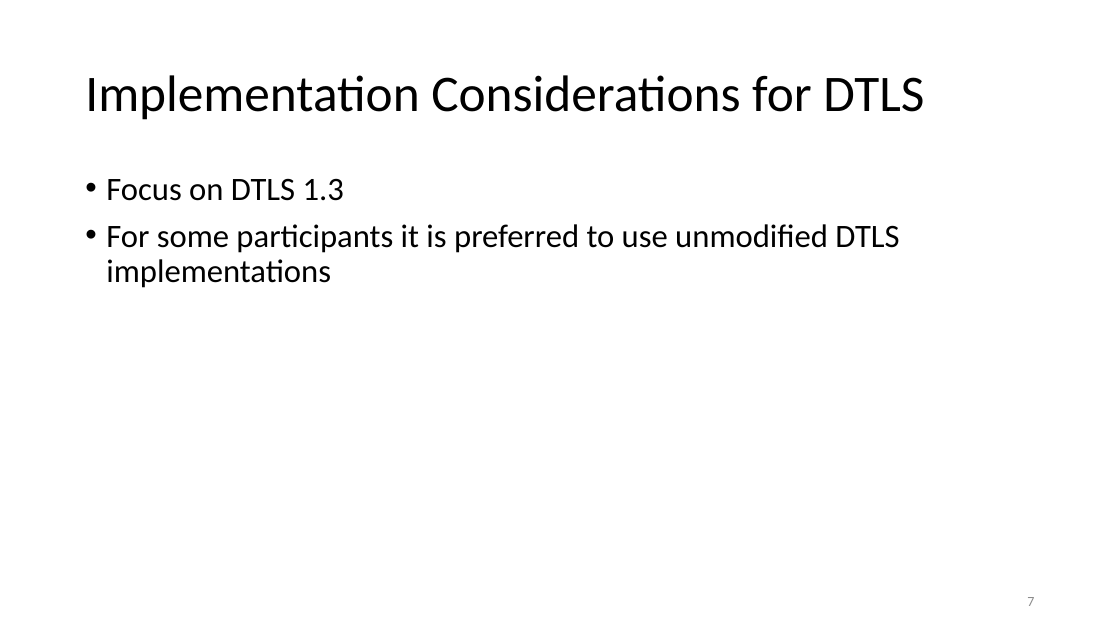
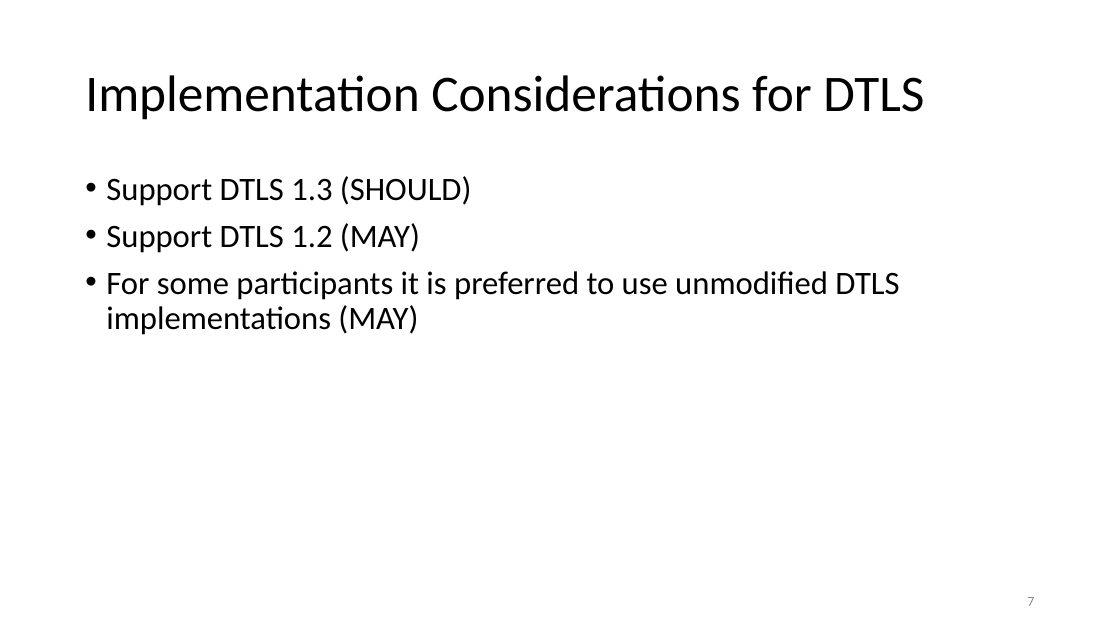
Before and after one commit to sctplab/sctp-dtls-requirements, a slide deck: slide 8 of SCTP_DTLS_REQ.pptx. Drawn at 1120x630 pixels with LibreOffice and Linux fonts; fonts in the diff are those of the drawing. Boxes give left, top, right and bottom in pixels: in the first picture for what was removed or moved away, otherwise in the second. Text is boxed around its words. In the diff, an @@ line names an element or a change of style, - is before the commit and + after.

```diff
--- a/SCTP_DTLS_REQ.pptx
+++ b/SCTP_DTLS_REQ.pptx
@@ text at (x1=106, y1=176, x2=899, y2=335): text changed @@
-• Focus on DTLS 1.3
-• For some participants it is preferred to use unmodified DTLS implementations
+• Support DTLS 1.3 (SHOULD)
+• Support DTLS 1.2 (MAY)
+• For some participants it is preferred to use unmodified DTLS implementations (MAY)
```
Also in this commit, not shown: 4 other slides changed.
